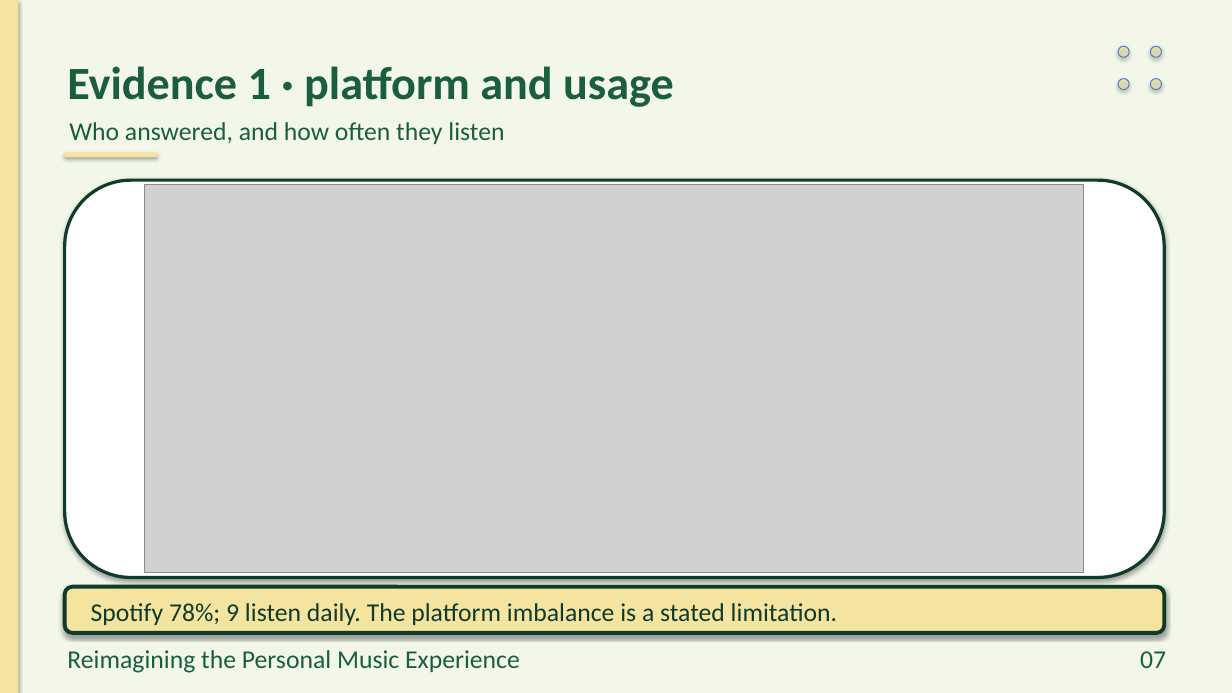
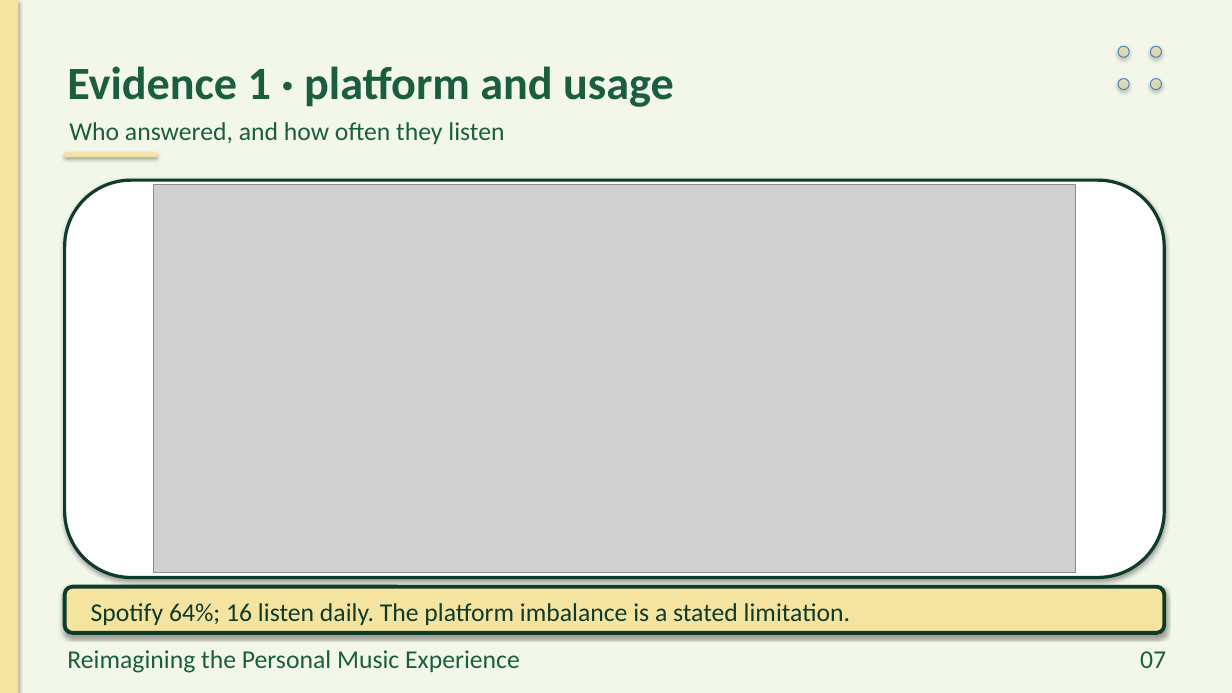
Before and after one commit to preet-kamdar/design-thinking-sem3, a slide deck: slide 7 of docs/Presentation.pptx. Drawn at 1232x693 pixels with LibreOffice and Linux fonts; fonts in the diff are those of the drawing; grey boxes stand for pictures. Boxes give left, top, right and bottom in pixels: in the first picture for what was removed or moved away, otherwise in the second. Text is boxed around its words. In the diff, an @@ line names an element or a change of style, - is before the commit and + after.

```diff
--- a/docs/Presentation.pptx
+++ b/docs/Presentation.pptx
@@ picture: place and size @@
-picture at box(145, 185, 1084, 573)
+picture at box(153, 185, 1077, 573)
@@ text at box(91, 603, 850, 625): text changed @@
-Spotify 78%; 9 listen daily. The platform imbalance is a stated limitation.
+Spotify 64%; 16 listen daily. The platform imbalance is a stated limitation.
```
Also in this commit, not shown: 13 other slides changed, 17 other files.
